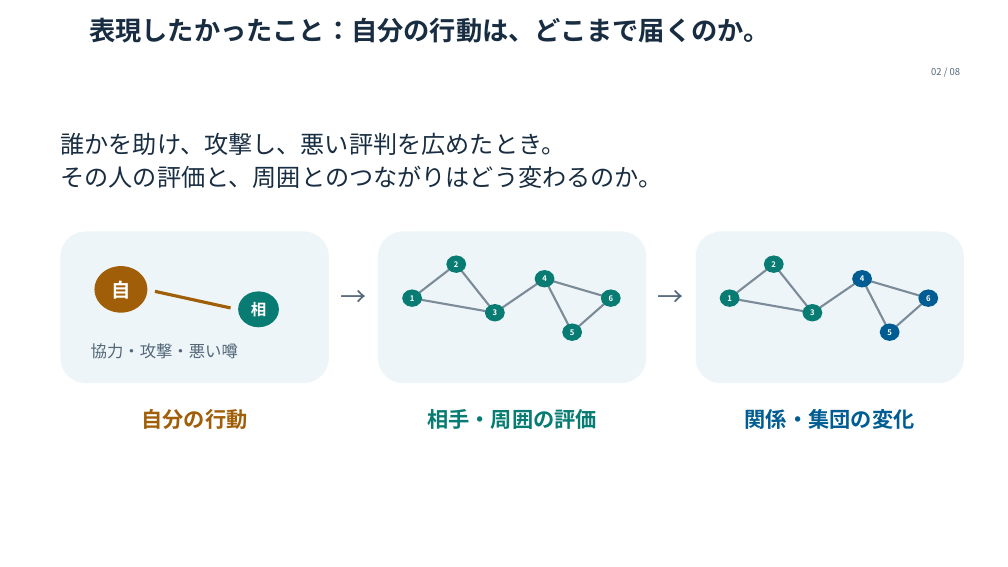
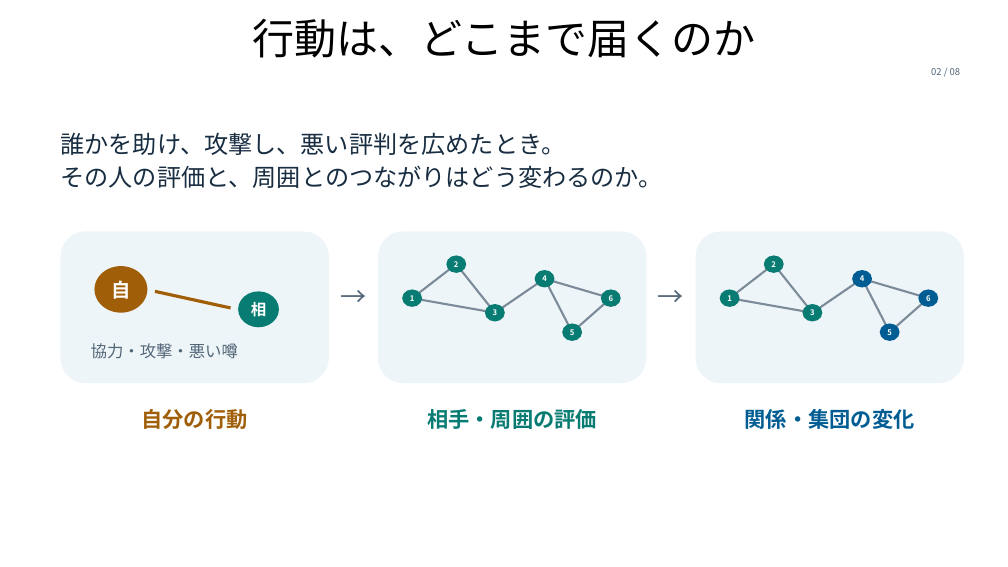
Before and after one commit to maton369/social-relationship-lab, a slide deck: slide 2 of presentation/Social_Relationship_Lab.pptx. Drawn at 1008x567 pixels with LibreOffice and Linux fonts; fonts in the diff are those of the drawing; background and template pictures are left out. Boxes give left, top, right and bottom in pixels: in the first picture for what was removed or moved away, otherwise in the second. Text is boxed around its words. In the diff, an @@ line names an element or a change of style, - is before the commit and + after.

```diff
--- a/presentation/Social_Relationship_Lab.pptx
+++ b/presentation/Social_Relationship_Lab.pptx
@@ title "行動は、どこまで届くのか" at box(253, 18, 755, 58): vertical alignment top to middle @@
@@ title at box(253, 18, 755, 58): text changed; size 25 to 40 pt; text colour #182D41 to #000000; bold off @@
-表現したかったこと：自分の行動は、どこまで届くのか。
+行動は、どこまで届くのか
```
Also in this commit, not shown: 11 other slides changed, 23 other files.
